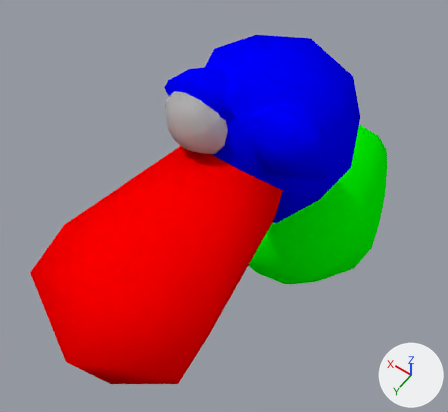
Renders of the Blender file datas/meshes/dodo.blend from each side of a commit.
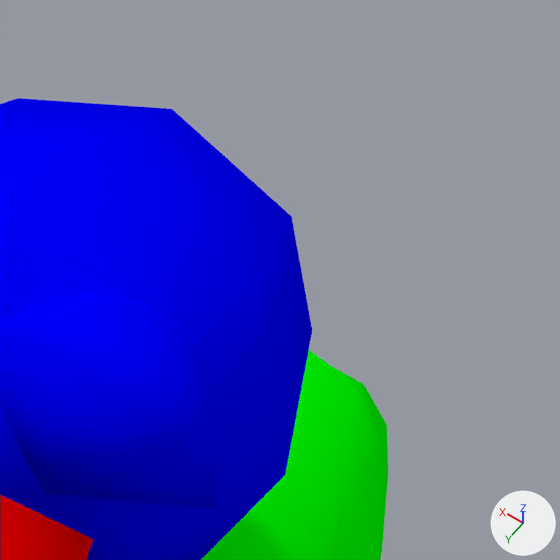
There are two pictures of each version: one whole from a 50 mm lens placed at (-0.506, 1.226, 1.571), pointed at (0.167, 0.285, 0.091), one close up on the part from 56% to 100% of the width and 0% to 48% of the height. Arrows for +X, +Y and +Z are at lower right; the lights stay in place.

Names of what the first close-up shows: '0-body', '3-head'.
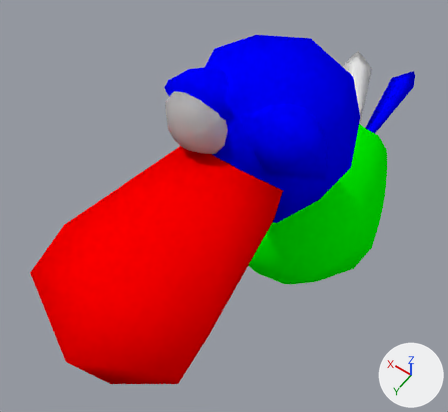
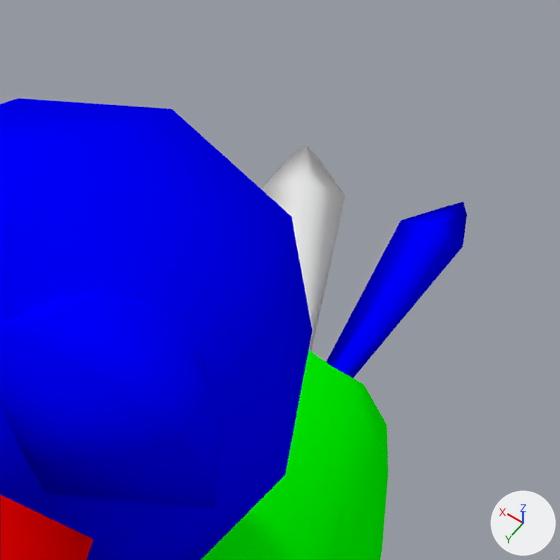
What changed in the scene script:
```text
Add me_plane_001:
    me_plane_001.from_pydata([(-0.056, -0.367, 0.093), (0.0, -0.367, 0.108), (0.056, -0.367, 0.093), (0.019, 0.0, 0.0), (-0.019, 0.0, 0.0), (0.0, -0.506, 0.067), (0.019, -0.48, 0.064), (-0.019, -0.48, 0.064), (0.0, 0.0, 0.011)], [], [(1, 0, 7, 5), (8, 4, 0, 1), (2, 1, 5, 6), (3, 8, 1, 2), (5, 7, 6), (6, 7, 0, 2), (2, 0, 4, 3)])
    me_plane_001.polygons.foreach_set('use_smooth', [True] * 7)
Add me_plane:
    me_plane.from_pydata([(-0.045, -0.294, 0.074), (0.0, -0.294, 0.087), (0.045, -0.294, 0.074), (0.015, 0.0, 0.0), (-0.015, 0.0, 0.0), (0.0, -0.405, 0.053), (0.015, -0.384, 0.051), (-0.015, -0.384, 0.051), (0.0, 0.0, 0.009)], [], [(1, 0, 7, 5), (8, 4, 0, 1), (2, 1, 5, 6), (3, 8, 1, 2), (5, 7, 6), (6, 7, 0, 2), (2, 0, 4, 3)])
    me_plane.polygons.foreach_set('use_smooth', [True] * 7)
    me_plane.materials.append(mat_blue)  # blue #0000ff
Add ob_6_tail_side:
    ob_6_tail_side = bpy.data.objects.new('6-tail-side', me_plane_001)
    ob_6_tail_side.location = (0.036, -0.326, -0.117)
    ob_6_tail_side.rotation_euler = (0.0, 0.0, 0.442)  # degrees (0, 0, 25)
Add ob_5_tail:
    ob_5_tail = bpy.data.objects.new('5-tail', me_plane)
    ob_5_tail.location = (0.0, -0.348, -0.067)
```

Pixel boxes [x1, y1, x2, y2] of what changed, in the close-ups (560 x 560 px):
'5-tail', added (blue)
    after: [326, 202, 467, 378]
'6-tail-side', added
    after: [264, 145, 345, 351]
